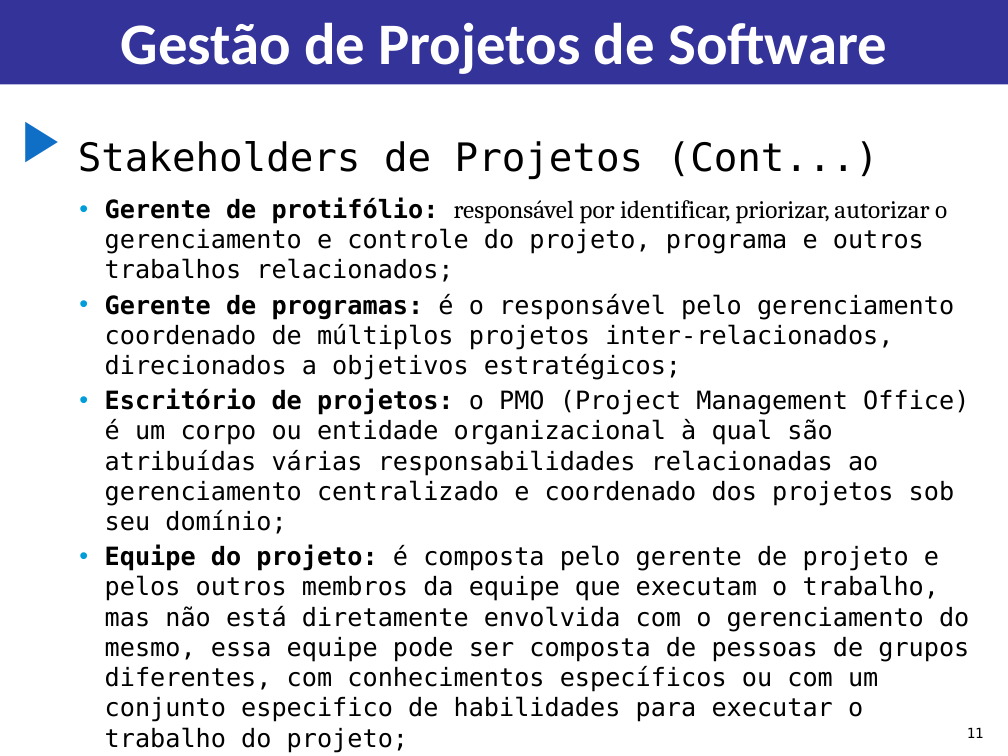
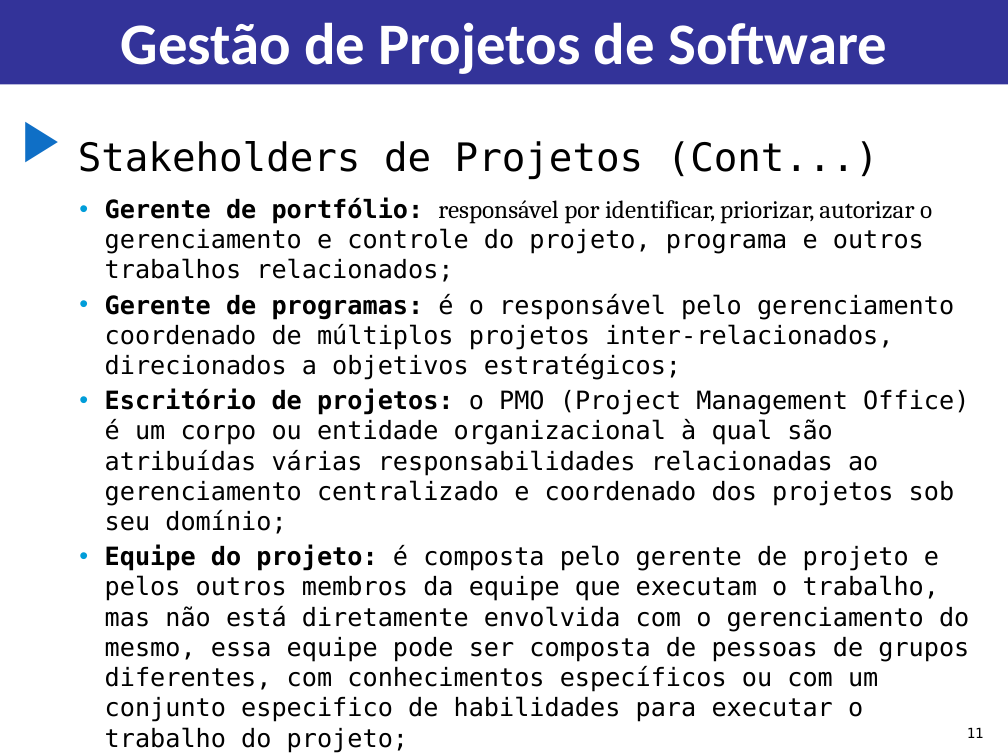
Before and after one commit to jharbes/GESTAO-DE-PROJETO-SOFTWARE, a slide deck: slide 11 of Aulas 1ro Bim/Aula 1 e 2 - Introdução GPS.pptx. Drawn at 1008x756 pixels with LibreOffice and Linux fonts; fonts in the diff are those of the drawing. Boxes give left, top, right and bottom in pixels: in the first picture for what was removed or moved away, otherwise in the second. Text is boxed around its words. In the diff, an @@ line names an element or a change of style, - is before the commit and + after.

```diff
--- a/Aulas 1ro Bim/Aula 1 e 2 - Introdução GPS.pptx
+++ b/Aulas 1ro Bim/Aula 1 e 2 - Introdução GPS.pptx
@@ text at box(105, 197, 932, 282): text changed @@
-    • Gerente de protifólio: responsável por identificar, priorizar, autorizar o gerenciamento e controle do projeto, programa e outros trabalhos relacionados;
+    • Gerente de portfólio: responsável por identificar, priorizar, autorizar o gerenciamento e controle do projeto, programa e outros trabalhos relacionados;
```
Also in this commit, not shown: 2 other slides changed.
